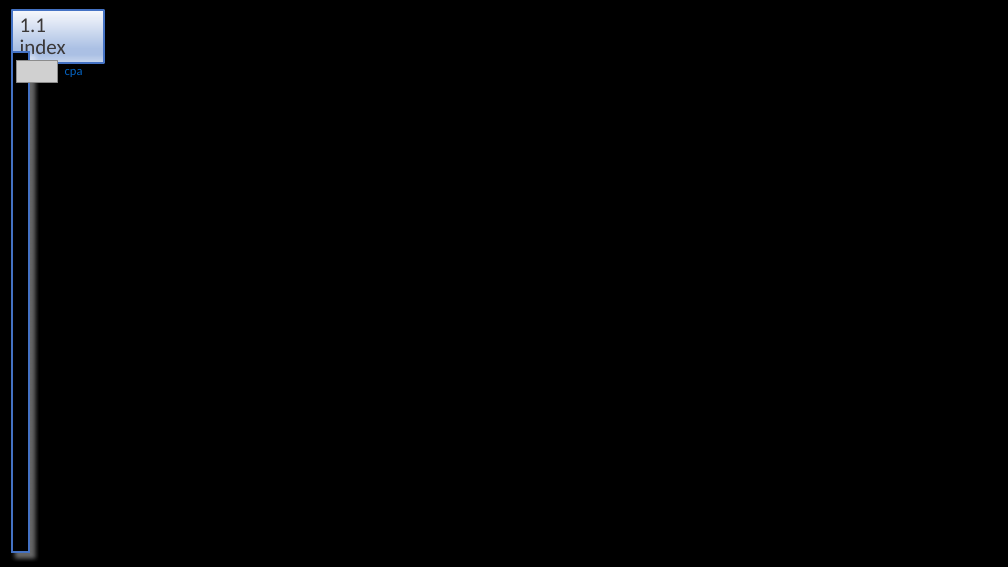
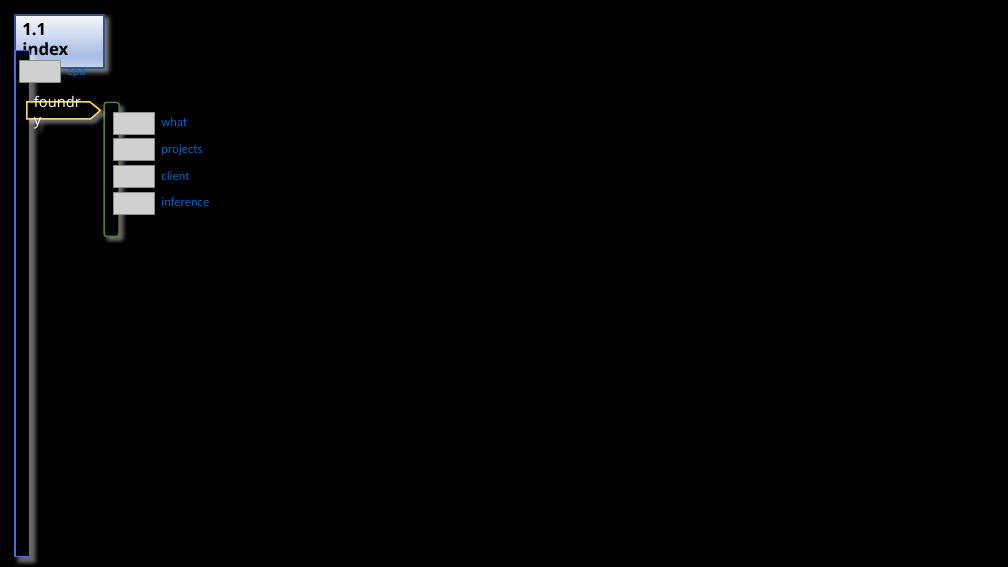
Before and after one commit to 1010836/portfolio, a slide deck: slide 2 of foundry/foundry.odp. Drawn at 1008x567 pixels with LibreOffice and Linux fonts; fonts in the diff are those of the drawing; grey boxes stand for pictures. Boxes give left, top, right and bottom in pixels: in the first picture for what was removed or moved away, otherwise in the second. Text is boxed around its words. In the diff, an @@ line names an element or a change of style, - is before the commit and + after.

Commit message:
feat: foundry

```diff
--- a/foundry/foundry.odp
+++ b/foundry/foundry.odp
@@ title "1.1 index": place and size @@
-title "1.1 index" at (12, 11, 104, 64)
+title "1.1 index" at (15, 15, 104, 45)
@@ title "1.1 index" at (15, 15, 104, 45): size 20 to 16 pt, font Calibri to Open Sans, text colour #3B3838 to #000000, bold on; line spacing 0.9 to 1; outline #4472C4 2.01 pt to #325490 2.01 pt; shadow on @@
@@ rectangle: place and size @@
-rectangle at (12, 52, 29, 552)
+rectangle at (15, 51, 30, 557)
@@ rectangle at (15, 51, 30, 557): outline #4472C4 2.01 pt to #4472C4 1.42 pt @@
@@ text "cpa" rewrapped from (65, 69, 83, 77) to (68, 64, 86, 78) @@
@@ freeform shape added at (26, 102, 100, 119), fill #000000, outline #FFD966 1.42 pt, 14 pt, text #FFFFFF @@
+foundry
@@ rounded rectangle added at (104, 102, 119, 236), fill #000000, outline #548235 1.42 pt @@
@@ picture added at (113, 112, 154, 134) @@
@@ text added at (161, 117, 187, 126), 12 pt, text #0563C1 @@
+what
@@ picture added at (113, 139, 154, 161) @@
@@ text added at (161, 144, 202, 155), 12 pt, text #0563C1 @@
+projects
@@ picture added at (113, 166, 154, 188) @@
@@ text added at (161, 171, 189, 180), 12 pt, text #0563C1 @@
+client
@@ picture added at (113, 192, 154, 214) @@
@@ text added at (161, 197, 209, 206), 12 pt, text #0563C1 @@
+inference
```
Also in this commit, not shown: 2 other slides changed, 1 slide added, 10 slides removed, 1 other file.
